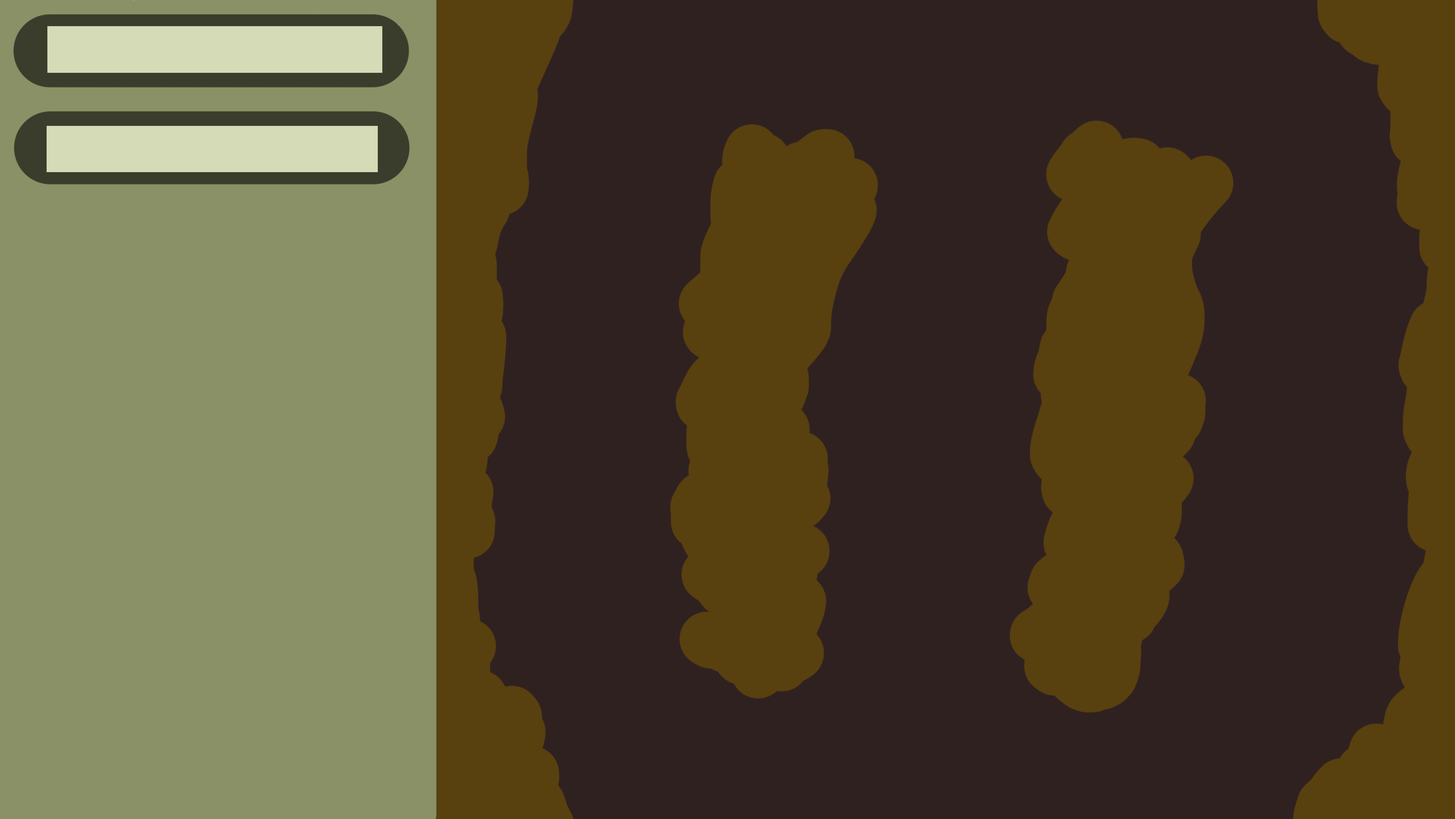
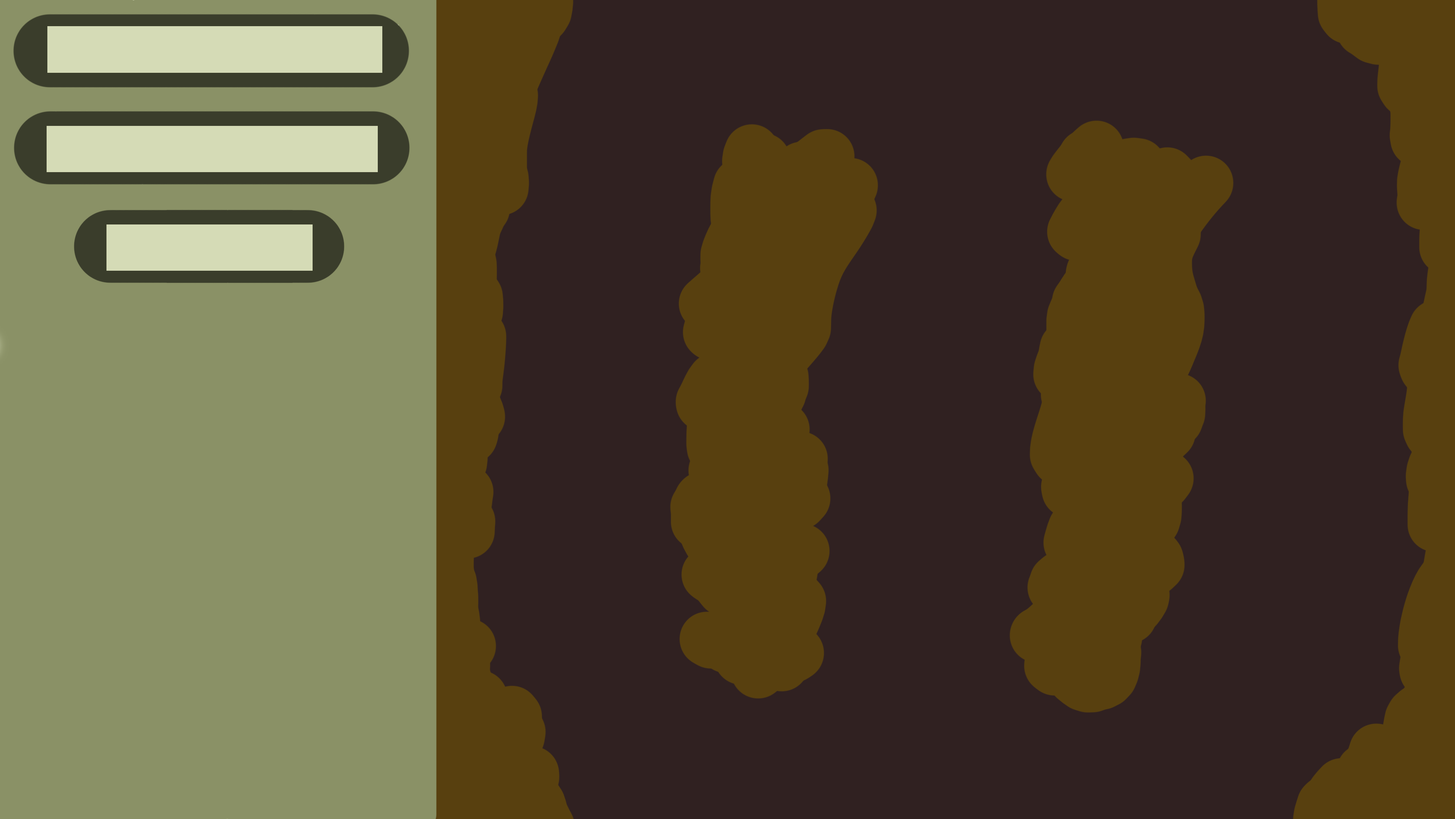
Comparing the layer stacks of the two 1455 × 819 images. Changes:
added layer "Layer 24" above "HealthBar" over (73, 209, 345, 284)
painted on "Layer 5" over (0, 209, 328, 361)
